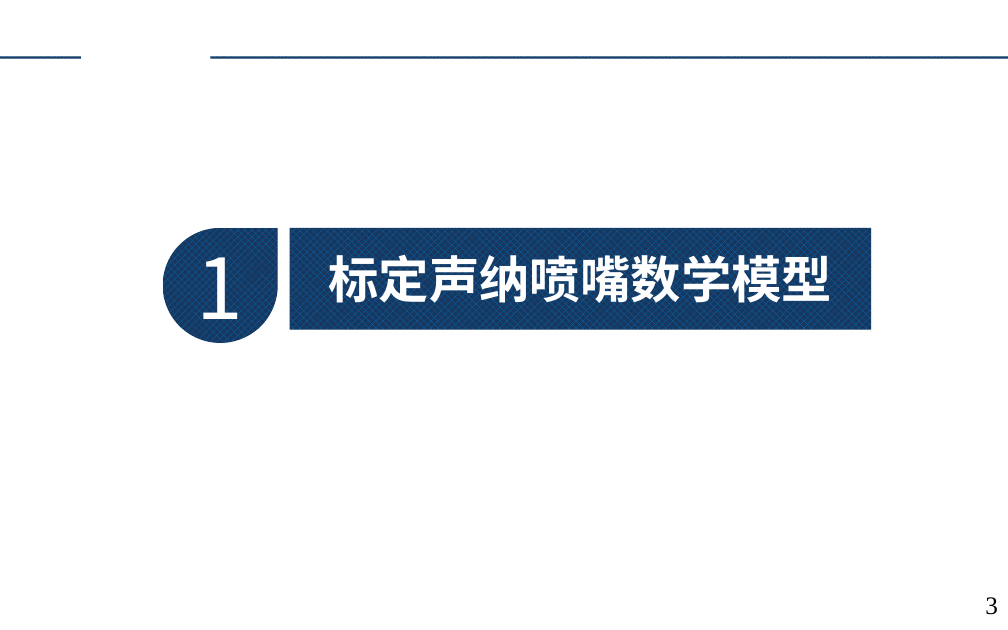
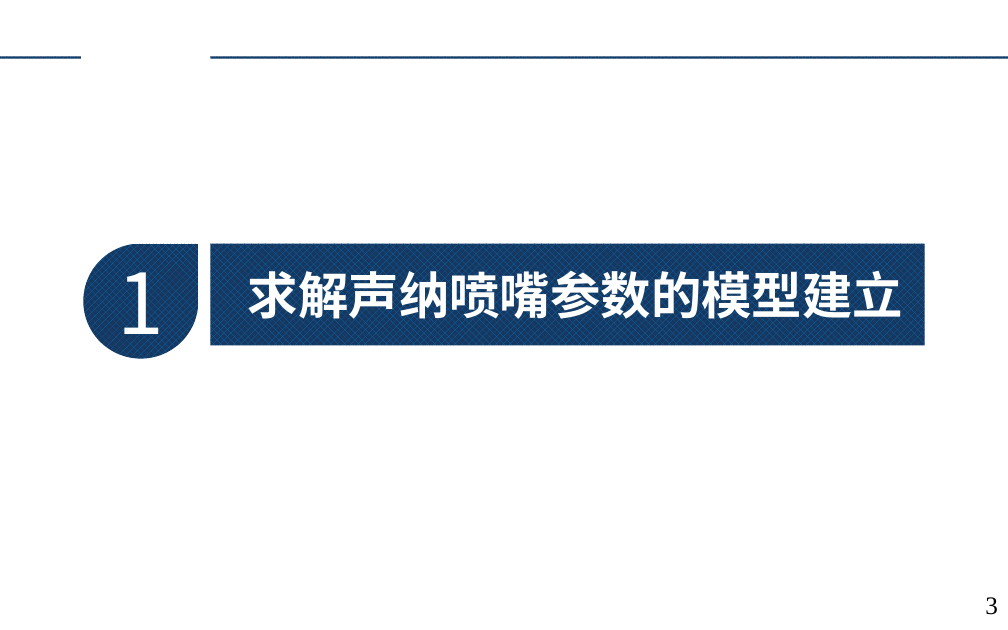
Before and after one commit to augusto-13/ErrorTheory_discussion_ppt, a slide deck: slide 3 of 2023-4-9.pptx. Drawn at 1008x630 pixels with LibreOffice and Linux fonts; fonts in the diff are those of the drawing; background and template pictures are left out. Boxes give left, top, right and bottom in pixels: in the first picture for what was removed or moved away, otherwise in the second. Text is boxed around its words. In the diff, an @@ line names an element or a change of style, - is before the commit and + after.

```diff
--- a/2023-4-9.pptx
+++ b/2023-4-9.pptx
@@ teardrop "1": place and size @@
-teardrop "1" at box(162, 228, 277, 343)
+teardrop "1" at box(84, 244, 199, 359)
@@ rectangle: place and size @@
-rectangle at box(289, 228, 871, 330)
+rectangle at box(211, 244, 925, 346)
@@ text at box(248, 270, 903, 319): text changed @@
-标定声纳喷嘴数学模型
+求解声纳喷嘴参数的模型建立
```
Also in this commit, not shown: 2 other slides changed, 6 slides added.
